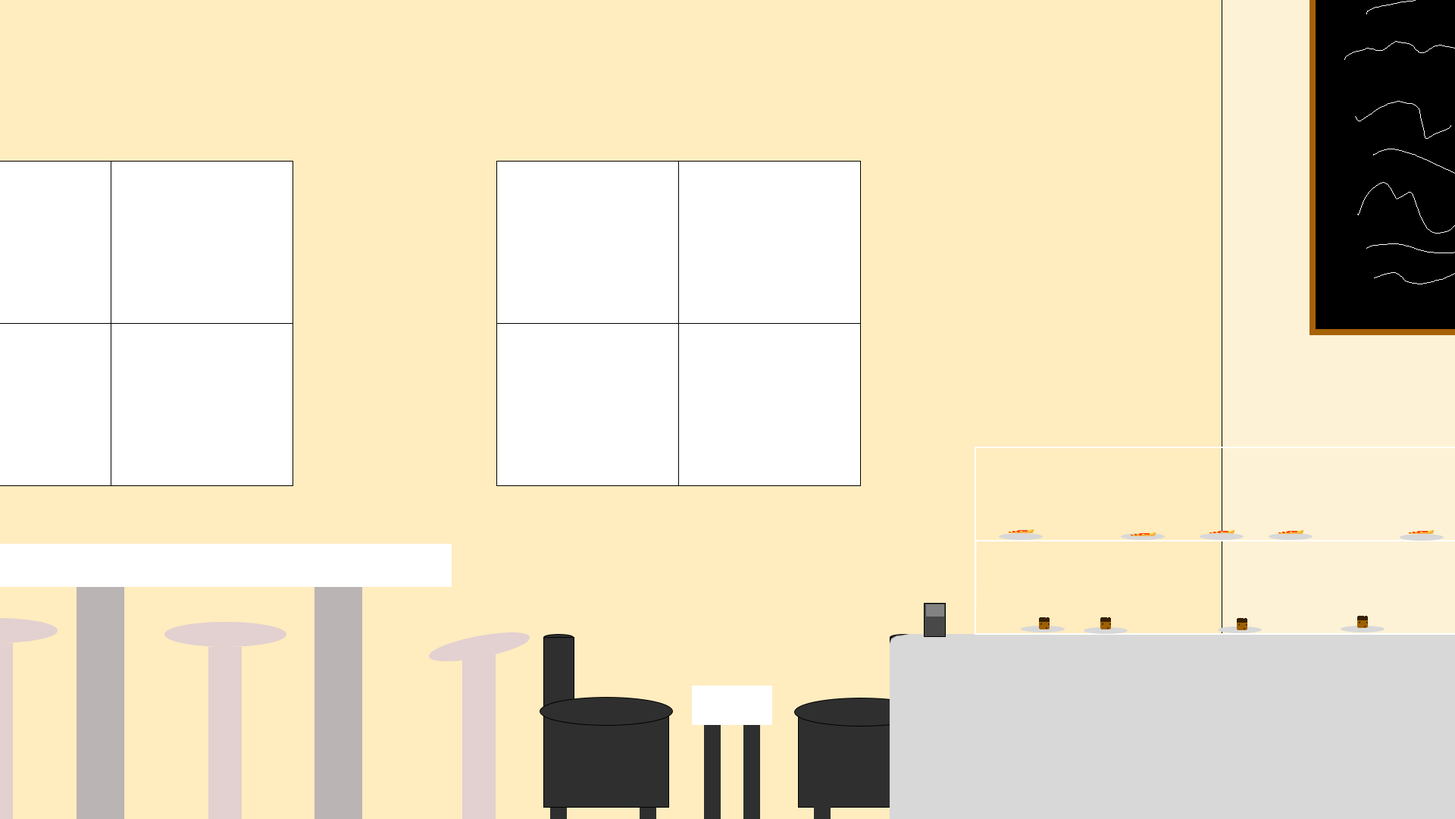
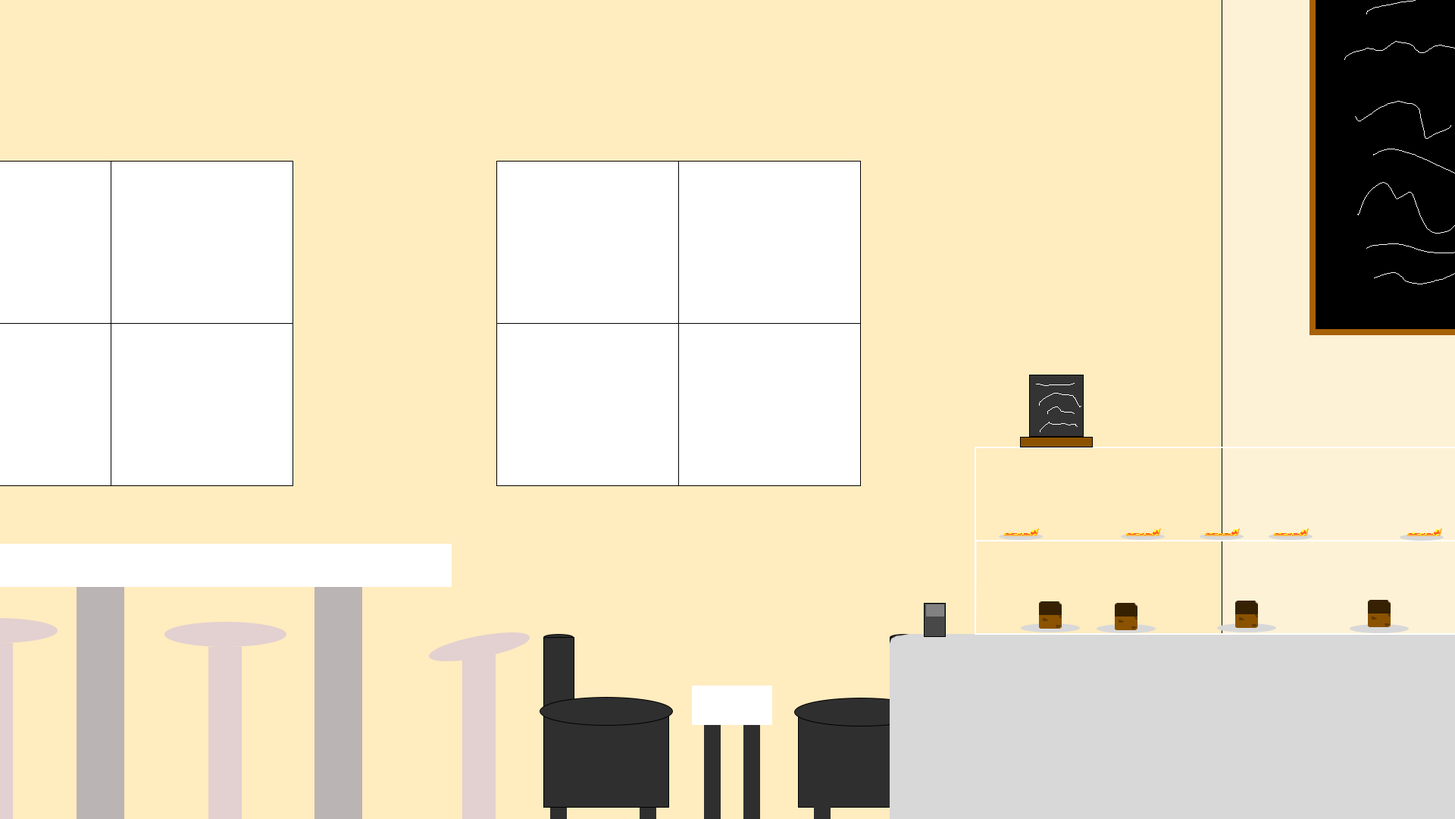
Layers edited between the first and the second 1455 × 819 image:
added layer "Rectangle 11" above "Rectangle 10" over [1029, 374, 1084, 437]
added layer "Rectangle 10" above "Layer 9" over [1020, 436, 1094, 448]
moved "Layer 9" above "Ellipse 2", painted on it over [1100, 528, 1241, 630]
added layer "cake" (1st of 4) above "cake" over [1039, 601, 1062, 629]
added layer "cake" (2nd of 4) above "cake" over [1114, 602, 1138, 630]
added layer "cake" (3rd of 4) above "cake" over [1235, 600, 1259, 628]
added layer "cake" (4th of 4) above "Layer 11" over [1368, 599, 1391, 627]
renamed "Layer 6" to "Layer 11", moved it above "Layer 10", painted on it over [1003, 528, 1040, 536]
removed layer "Layer 5" over [1130, 532, 1156, 536]
removed layer "Layer 4" over [1209, 529, 1235, 534]
removed layer "Layer 3" over [1278, 529, 1304, 534]
removed layer "Layer 2" over [1409, 529, 1435, 534]
moved "Layer 10" above "Layer 8", painted on it over [1125, 528, 1248, 630]
painted on "Layer 8" over [1039, 528, 1310, 630]
painted on "Layer 7" over [1357, 528, 1443, 628]
painted on "Ellipse 2" (2nd of 9) over [1340, 623, 1410, 633]
painted on "Ellipse 2" (3rd of 9) over [1217, 623, 1277, 633]
painted on "Ellipse 2" (4th of 9) over [1083, 623, 1156, 634]
painted on "Ellipse 2" (5th of 9) over [1021, 623, 1081, 633]
